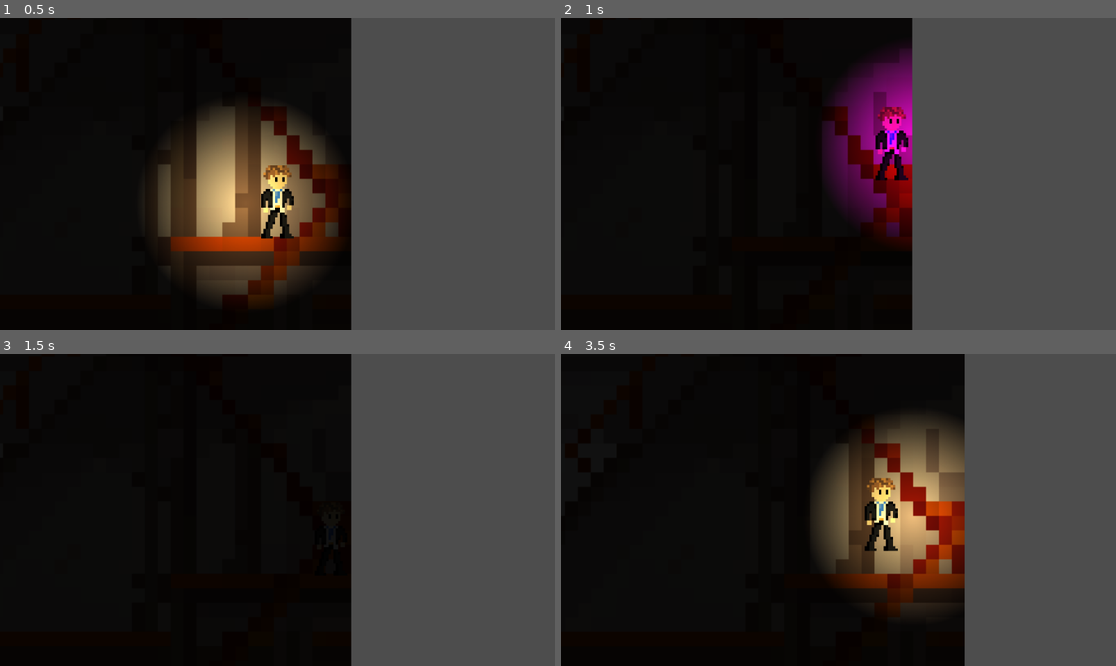
Above: before the commit, frames 1-4 (two rows, left to right).
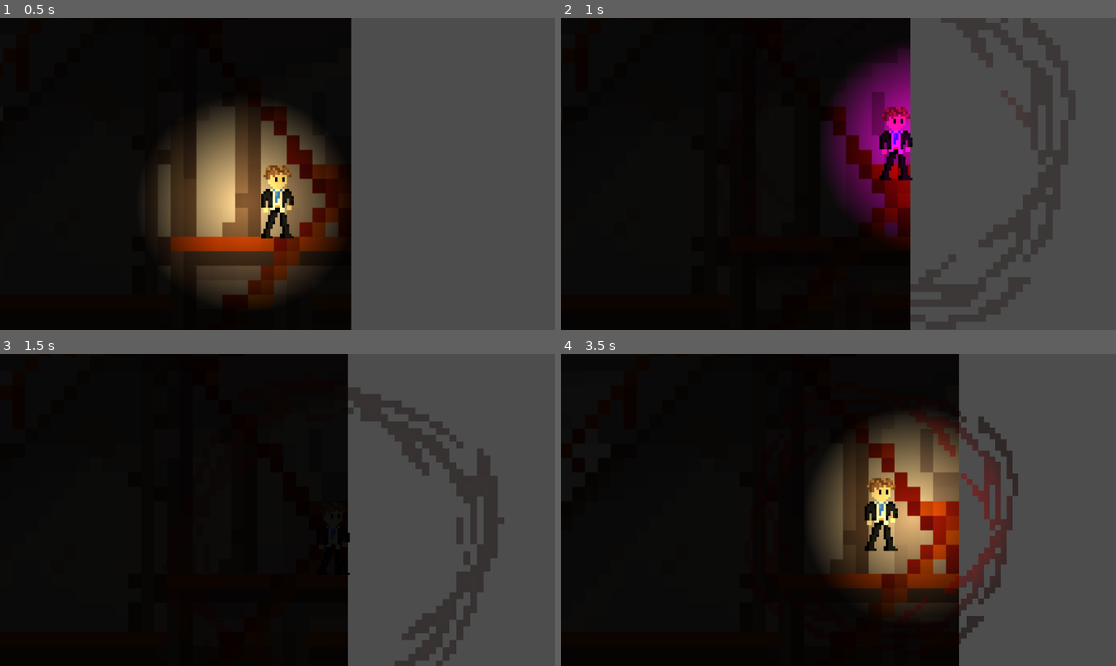
Above: after the commit, the same moments.

Repository: Joogensen/Lumen-Essense
Game: Godot game, scene res://Scenes/main.tscn
Two runs of this game, one before a commit and one after it. Both use one fixed random seed, a clock stepped at 60 frames per second and the inputs below.
Inputs:
- Up to frame 1 (0.5 s): no input
- Up to frame 2 (1 s): tap Enter at 0.5 s; hold Right (right) from 0.53 s (still down); hold C (change_light_color) from 0.53 s (still down); tap Space (jump) at 0.77 s
- Up to frame 3 (1.5 s): keep holding Right (right); release C (change_light_color) at 1.28 s; tap Shift (toggle_lantern) at 1.35 s
- Up to frame 4 (3.5 s): tap Space (jump) at 1.52, 3.02 s; release Right (right) at 2.03 s; hold Left (left) 2.03-2.78 s; hold C (change_light_color) 2.03-2.78 s; hold Right (right) from 2.78 s (still down); tap Shift (toggle_lantern) at 2.85 s

Frame 1 is identical in both runs. In frame 2, 1.6% of the frame differs, in the area x 49-64%, y 0-100%; in frame 3, 5.8%, in the area x 62-91%, y 0-100%; in frame 4, 5.8%.

Commit message:
Feature/Paranoia-Animation
Added an animation tot he paranoia feature, so now player can tell if the paranoia is going to kill them

Diff:
--- a/Scenes/player.tscn
+++ b/Scenes/player.tscn
@@ -1,18 +1,190 @@
-[gd_scene load_steps=4 format=3 uid="uid://bpnhj4ma24ipv"]
+[gd_scene load_steps=27 format=3 uid="uid://bpnhj4ma24ipv"]
 
 [ext_resource type="Script" path="res://Scripts/playerController.gd" id="1_mtxti"]
 [ext_resource type="Texture2D" uid="uid://dga56qvq1fo5v" path="res://Sprites/FinalSprite-export.png" id="2_yft50"]
+[ext_resource type="Texture2D" uid="uid://bbf4yvoh7pdct" path="res://Sprites/Free Smoke Fx  Pixel 07.png" id="3_5vkk6"]
 
 [sub_resource type="RectangleShape2D" id="RectangleShape2D_yynyd"]
-size = Vector2(31, 50)
+size = Vector2(22, 50)
+
+[sub_resource type="AtlasTexture" id="AtlasTexture_6utq4"]
+atlas = ExtResource("3_5vkk6")
+region = Rect2(512, 0, 64, 62)
+
+[sub_resource type="AtlasTexture" id="AtlasTexture_6gvw2"]
+atlas = ExtResource("3_5vkk6")
+region = Rect2(576, 0, 64, 62)
+
+[sub_resource type="AtlasTexture" id="AtlasTexture_cja74"]
+atlas = ExtResource("3_5vkk6")
+region = Rect2(640, 0, 64, 62)
+
+[sub_resource type="AtlasTexture" id="AtlasTexture_t05o0"]
+atlas = ExtResource("3_5vkk6")
+region = Rect2(704, 0, 64, 62)
+
+[sub_resource type="AtlasTexture" id="AtlasTexture_daqng"]
+atlas = ExtResource("3_5vkk6")
+region = Rect2(768, 0, 64, 62)
+
+[sub_resource type="AtlasTexture" id="AtlasTexture_veujo"]
+atlas = ExtResource("3_5vkk6")
+region = Rect2(832, 0, 64, 62)
+
+[sub_resource type="AtlasTexture" id="AtlasTexture_7til1"]
+atlas = ExtResource("3_5vkk6")
+region = Rect2(896, 0, 64, 62)
+
+[sub_resource type="AtlasTexture" id="AtlasTexture_54ddx"]
+atlas = ExtResource("3_5vkk6")
+region = Rect2(256, 0, 64, 62)
+
+[sub_resource type="AtlasTexture" id="AtlasTexture_806mw"]
+atlas = ExtResource("3_5vkk6")
+region = Rect2(320, 0, 64, 62)
+
+[sub_resource type="AtlasTexture" id="AtlasTexture_w3tic"]
+atlas = ExtResource("3_5vkk6")
+region = Rect2(384, 0, 64, 62)
+
+[sub_resource type="AtlasTexture" id="AtlasTexture_66fb8"]
+atlas = ExtResource("3_5vkk6")
+region = Rect2(448, 0, 64, 62)
+
+[sub_resource type="AtlasTexture" id="AtlasTexture_ttr7h"]
+atlas = ExtResource("3_5vkk6")
+region = Rect2(512, 0, 64, 62)
+
+[sub_resource type="AtlasTexture" id="AtlasTexture_a5t8b"]
+atlas = ExtResource("3_5vkk6")
+region = Rect2(576, 0, 64, 62)
+
+[sub_resource type="AtlasTexture" id="AtlasTexture_2n6x2"]
+atlas = ExtResource("3_5vkk6")
+region = Rect2(640, 0, 64, 62)
+
+[sub_resource type="AtlasTexture" id="AtlasTexture_ywbnq"]
+atlas = ExtResource("3_5vkk6")
+region = Rect2(0, 0, 64, 62)
+
+[sub_resource type="AtlasTexture" id="AtlasTexture_f2ajy"]
+atlas = ExtResource("3_5vkk6")
+region = Rect2(64, 0, 64, 62)
+
+[sub_resource type="AtlasTexture" id="AtlasTexture_iyhps"]
+atlas = ExtResource("3_5vkk6")
+region = Rect2(128, 0, 64, 62)
+
+[sub_resource type="AtlasTexture" id="AtlasTexture_6x7uh"]
+atlas = ExtResource("3_5vkk6")
+region = Rect2(192, 0, 64, 62)
+
+[sub_resource type="AtlasTexture" id="AtlasTexture_8vipd"]
+atlas = ExtResource("3_5vkk6")
+region = Rect2(256, 0, 64, 62)
+
+[sub_resource type="AtlasTexture" id="AtlasTexture_08ki0"]
+atlas = ExtResource("3_5vkk6")
+region = Rect2(320, 0, 64, 62)
+
+[sub_resource type="AtlasTexture" id="AtlasTexture_yqfj8"]
+atlas = ExtResource("3_5vkk6")
+region = Rect2(384, 0, 64, 62)
+
+[sub_resource type="SpriteFrames" id="SpriteFrames_piecj"]
+animations = [{
+"frames": [{
+"duration": 1.0,
+"texture": SubResource("AtlasTexture_6utq4")
+}, {
+"duration": 1.0,
+"texture": SubResource("AtlasTexture_6gvw2")
+}, {
+"duration": 1.0,
+"texture": SubResource("AtlasTexture_cja74")
+}, {
+"duration": 1.0,
+"texture": SubResource("AtlasTexture_t05o0")
+}, {
+"duration": 1.0,
+"texture": SubResource("AtlasTexture_daqng")
+}, {
+"duration": 1.0,
+"texture": SubResource("AtlasTexture_veujo")
+}, {
+"duration": 1.0,
+"texture": SubResource("AtlasTexture_7til1")
+}],
+"loop": true,
+"name": &"paranoia_decrease",
+"speed": 5.0
+}, {
+"frames": [{
+"duration": 1.0,
+"texture": SubResource("AtlasTexture_54ddx")
+}, {
+"duration": 1.0,
+"texture": SubResource("AtlasTexture_806mw")
+}, {
+"duration": 1.0,
+"texture": SubResource("AtlasTexture_w3tic")
+}, {
+"duration": 1.0,
+"texture": SubResource("AtlasTexture_66fb8")
+}, {
+"duration": 1.0,
+"texture": SubResource("AtlasTexture_ttr7h")
+}, {
+"duration": 1.0,
+"texture": SubResource("AtlasTexture_a5t8b")
+}, {
+"duration": 1.0,
+"texture": SubResource("AtlasTexture_2n6x2")
+}],
+"loop": true,
+"name": &"paranoia_high",
+"speed": 5.0
+}, {
+"frames": [{
+"duration": 1.0,
+"texture": SubResource("AtlasTexture_ywbnq")
+}, {
+"duration": 1.0,
+"texture": SubResource("AtlasTexture_f2ajy")
+}, {
+"duration": 1.0,
+"texture": SubResource("AtlasTexture_iyhps")
+}, {
+"duration": 1.0,
+"texture": SubResource("AtlasTexture_6x7uh")
+}, {
+"duration": 1.0,
+"texture": SubResource("AtlasTexture_8vipd")
+}, {
+"duration": 1.0,
+"texture": SubResource("AtlasTexture_08ki0")
+}, {
+"duration": 1.0,
+"texture": SubResource("AtlasTexture_yqfj8")
+}],
+"loop": true,
+"name": &"paranoia_low",
+"speed": 5.0
+}]
 
 [node name="Player" type="CharacterBody2D"]
 script = ExtResource("1_mtxti")
 
 [node name="CollisionShape2D" type="CollisionShape2D" parent="."]
-position = Vector2(-0.5, 1)
+position = Vector2(0, 1)
 shape = SubResource("RectangleShape2D_yynyd")
 
 [node name="Sprite2D" type="Sprite2D" parent="."]
 scale = Vector2(0.163, 0.163)
 texture = ExtResource("2_yft50")
+
+[node name="AnimatedSprite2D" type="AnimatedSprite2D" parent="."]
+texture_filter = 1
+scale = Vector2(5.5, 5.5)
+sprite_frames = SubResource("SpriteFrames_piecj")
+animation = &"paranoia_high"
--- a/Scripts/playerController.gd
+++ b/Scripts/playerController.gd
@@ -10,10 +10,11 @@
 
 var paranoia = 0.0
 var paranoia_roi = 1.0
-
 var is_dead = false
+var current_frame = 15  # Start at blank frame
 
 @onready var light = $PointLight2D
+@onready var animated_sprite = $AnimatedSprite2D
 
 func _ready():
 	var lantern_fuel = get_tree().get_nodes_in_group("lantern_fuel")
@@ -21,21 +22,25 @@
 		if fuel.has_signal("collected"):
 			fuel.collected.connect(_on_fuel_collected)
 
-func _on_fuel_collected():
-	light.refuel(50)  # Call Light's refuel function
 
 func _process(delta):
 	if is_dead:
 		return
-	paranoia_check(delta)  # Only runs if the player is alive
+	paranoia_check(delta)
+	update_paranoia_animation(delta)  # 🔥 Now using delta for smooth movement
+
 	if paranoia >= 5.0:
 		is_dead = true
 		die()
+	print("Process running")
+
+func _on_fuel_collected():
+	light.refuel(50)  # Call Light's refuel function
 
 func _physics_process(delta: float) -> void:
 	if !can_move:
 		return
-	# Add the gravity.
+
 	if not is_on_floor():
 		velocity += get_gravity() * delta
 
@@ -46,38 +51,34 @@
 	if Input.is_action_just_released("jump") and velocity.y < 0:
 		velocity.y *= decelerate_on_jump_release
 
-	# Get the input direction and handle the movement/deceleration.
-	# As good practice, you should replace UI actions with custom gameplay actions.
+	# Handle movement input.
 	var direction := Input.get_axis("left", "right")
 
 	if direction:
 		velocity.x = move_toward(velocity.x, direction * walk_speed, walk_speed * acceleration)
 		$Sprite2D.flip_h = (direction < 0)
 		$PointLight2D.position.x = abs($PointLight2D.position.x) * (-1 if direction < 0 else 1)
-
 	else:
 		velocity.x = move_toward(velocity.x, 0, walk_speed * deceleration)
+
 	move_and_slide()
 
 func die():
 	print("Player has died!")
-	# Example actions: Hide player, play animation, restart level
-	hide()  # Hide the player before respawning
+	hide()
 	disable_input()
-
-	await get_tree().create_timer(5.0).timeout  # Wait 1 second
-	get_tree().reload_current_scene()  # Restart the level
+	await get_tree().create_timer(5.0).timeout
+	get_tree().reload_current_scene()
 	enable_input()
 	is_dead = true
 
 func disable_input():
-	can_move = false  # Stops listening to input
+	can_move = false
 
 func enable_input():
-	can_move = true  # Stops listening to input
+	can_move = true
 
 func paranoia_check(delta):
-	print(paranoia)
 	if is_dead:
 		return
 
@@ -89,3 +90,56 @@
 		paranoia = max(paranoia, 0)
 	else:
 		paranoia += paranoia_roi * delta
+		paranoia = min(paranoia, 5)
+	print("Paranoia:", paranoia)  # 🔥 Debugging print
+
+var was_paranoia_zero = true  # 🔥 Tracks if paranoia was at 0
+
+func update_paranoia_animation(delta):
+	if paranoia == 0:
+		animated_sprite.stop()  # Pause animation
+		animated_sprite.visible = false  # 🔥 Hide the effect completely
+		was_paranoia_zero = true  # 🔥 Remember that paranoia was at zero
+		return
+
+	# 🔥 If paranoia was previously 0 but now increasing, restart "paranoia_low"
+	if was_paranoia_zero and paranoia > 0:
+		animated_sprite.visible = true  # Show effect again
+		animated_sprite.play("paranoia_low")
+		was_paranoia_zero = false  # Reset tracker
+
+	if not animated_sprite.is_playing():
+		animated_sprite.play()  # 🔥 If animation stops, restart it
+
+	# Get the total number of frames for each animation
+	var last_frame = 6  # All animations have 7 frames (0-6)
+
+	# 🎬 Choose the right animation based on paranoia level
+	if paranoia < 2.5:
+		if animated_sprite.animation != "paranoia_low":
+			animated_sprite.play("paranoia_low")
+		elif animated_sprite.frame == last_frame:
+			animated_sprite.play("paranoia_low")  # 🔥 Ensure it loops
+
+	elif paranoia >= 2.5 and paranoia < 5:
+		if animated_sprite.animation == "paranoia_low" and animated_sprite.frame == last_frame:
+			animated_sprite.play("paranoia_high")  # 🔥 Switch only when "paranoia_low" finishes
+		elif animated_sprite.animation != "paranoia_high":
+			animated_sprite.play("paranoia_high")
+
+	else:  # If paranoia is decreasing (5 → 0)
+		if animated_sprite.animation == "paranoia_high" and animated_sprite.frame == last_frame:
+			animated_sprite.play("paranoia_decrease")  # 🔥 Switch only when "paranoia_high" finishes
+		elif animated_sprite.animation != "paranoia_decrease":
+			animated_sprite.play("paranoia_decrease")
+
+	# 🎯 Dynamically Adjust FPS Based on Paranoia Level
+	animated_sprite.speed_scale = 2 + (paranoia * 0.5)  # Adjust speed dynamically
+
+	# 🎯 Adjust Scale (Smoothly Shrinking from 5.5 → 1.5)
+	var target_scale = 5.5 - (paranoia / 5.0) * (5.5 - 1.1)
+	animated_sprite.scale += (Vector2(target_scale, target_scale) - animated_sprite.scale) * delta * 10.0
+
+	# 🎯 Adjust Transparency (More transparent when paranoia is low, fully visible at paranoia 5)
+	var target_alpha = 0.2 + (paranoia / 5.0) * (1.0 - 0.2)  # Min 0.2 (almost transparent), Max 1.0 (fully visible)
+	animated_sprite.modulate = animated_sprite.modulate.lerp(Color(1.0, 0.0, 0.0, target_alpha), delta * 15.0)  # 🔥 Faster transparency transition
Binary file added: Sprites/Free Smoke Fx Pixel 07.png
Not shown, added: Sprites/Free Smoke Fx Pixel 07.png.import
